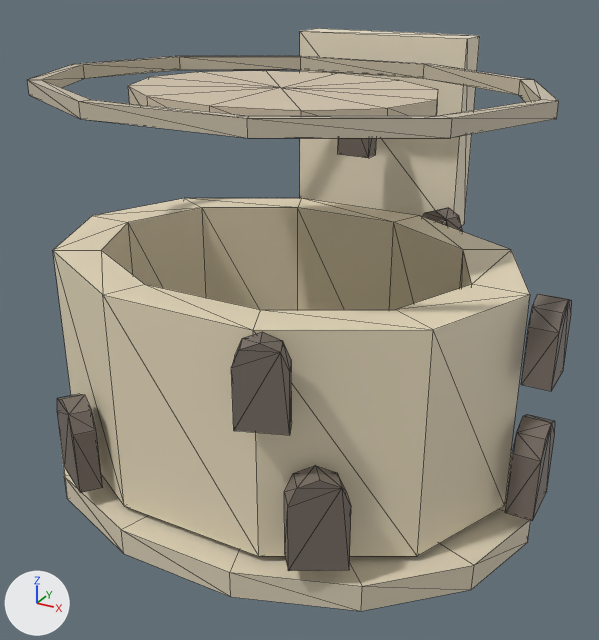
Renders of the glTF model public/studio/v2.15.0/d_colosseum/model.glb from each side of a commit.
Both versions are drawn from a camera (50 mm lens) standing at (4.55, -7.86, 5.97) and looking at (0.15, 0.14, 1.97). Lighting does not change. The marker at lower left points along +X, +Y and +Z. The first picture is the older version. Mesh edges are drawn as thin lines. Where no turn or scale is listed for an object, it has been applied to the vertices.

Objects in the first picture: 'part0', 'part1', 'part10', 'part11', 'part12', 'part13', 'part2', 'part3', 'part4', 'part8', 'part9' and 1 more.
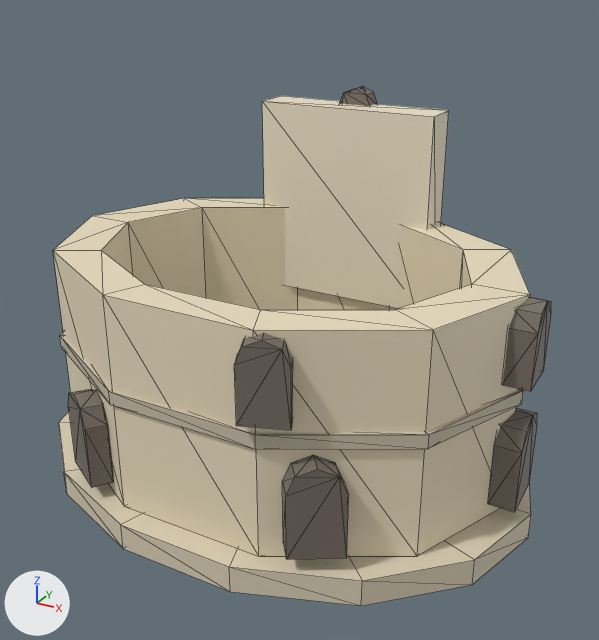
Boxes [x1, y1, x2, y2] around the edits, measured in the pictures (599 x 640 px):
'part13', moved: before [300, 28, 480, 226]; after [262, 96, 449, 308]
'part2', moved: before [27, 56, 559, 138]; after [60, 332, 523, 449]
'part0', moved: before [60, 437, 531, 611]; after [59, 412, 531, 606]
'part3', moved (not visible afterwards): before [128, 71, 438, 116]
'part9', moved: before [284, 466, 351, 571]; after [282, 455, 349, 559]
'part10', moved: before [231, 332, 292, 435]; after [234, 333, 293, 430]
'part4', moved: before [505, 414, 555, 521]; after [488, 408, 537, 512]
'part11', moved: before [521, 294, 572, 391]; after [503, 297, 551, 391]
'part8', moved: before [57, 394, 103, 493]; after [68, 389, 114, 487]
'part12', moved (not visible afterwards): before [423, 208, 463, 232]

What the commit changed:
me_geometry_0 is used by ob_part0; location (0.0, 0.0, 0.0).
me_geometry_0 had 30 vertices, 56 faces and spanned x -3.15..3.15, y -2.33..2.33, z -0.07..0.25.
me_geometry_0 now has 30 vertices, 56 faces and spans x -3.15..3.15, y -2.33..2.33, z 0.0..0.32.
me_geometry_0 part 1: the whole mesh is moved by (0.0, 0.0, 0.07).
me_geometry_2 is used by ob_part2; location (0.0, 0.0, 0.0).
me_geometry_2 had 40 vertices, 80 faces and spanned x -2.9..2.9, y -2.1..2.1, z 4.61..4.77.
me_geometry_2 now has 40 vertices, 80 faces and spans x -2.9..2.9, y -2.1..2.1, z 1.64..1.8.
me_geometry_2 part 2: the whole mesh is moved by (0.0, 0.0, -2.97).
me_geometry_3 is used by ob_part3; location (0.0, 0.0, 0.0).
me_geometry_3 had 26 vertices, 48 faces and spanned x -1.75..1.75, y -1.33..1.33, z 4.45..4.69.
me_geometry_3 now has 26 vertices, 48 faces and spans x -1.75..1.75, y -1.33..1.33, z 0.4..0.64.
me_geometry_3 part 3: the whole mesh is moved by (0.0, 0.0, -4.05).
me_geometry_4 is used by ob_part4; location (0.0, 0.0, 0.0).
me_geometry_4 had 14 vertices, 24 faces and spanned x 2.928..3.228, y -0.3..0.3, z 0.457..1.507.
me_geometry_4 now has 14 vertices, 24 faces and spans x 2.73..3.03, y -0.3..0.3, z 0.5..1.55.
me_geometry_4 part 4: the whole mesh is moved by (-0.198, 0.0, 0.043).
me_geometry_8 is used by ob_part8; location (0.0, 0.0, 0.0).
me_geometry_8 had 14 vertices, 24 faces and spanned x -1.854..-1.184, y -2.248..-1.751, z 0.466..1.516.
me_geometry_8 now has 14 vertices, 24 faces and spans x -1.775..-1.105, y -2.144..-1.647, z 0.5..1.55.
me_geometry_8 part 5: the whole mesh is moved by (0.079, 0.104, 0.034).
me_geometry_9 is used by ob_part9; location (0.0, 0.0, 0.0).
me_geometry_9 had 14 vertices, 24 faces and spanned x 1.184..1.854, y -2.248..-1.751, z 0.466..1.516.
me_geometry_9 now has 14 vertices, 24 faces and spans x 1.105..1.775, y -2.144..-1.647, z 0.5..1.55.
me_geometry_9 part 6: the whole mesh is moved by (-0.079, 0.104, 0.034).
me_geometry_10 is used by ob_part10; location (0.0, 0.0, 0.0).
me_geometry_10 had 14 vertices, 24 faces and spanned x 0.772..1.364, y -2.426..-2.034, z 2.014..2.914.
me_geometry_10 now has 14 vertices, 24 faces and spans x 0.689..1.281, y -2.253..-1.861, z 1.95..2.85.
me_geometry_10 part 7: the whole mesh is moved by (-0.083, 0.173, -0.064).
me_geometry_11 is used by ob_part11; location (0.0, 0.0, 0.0).
me_geometry_11 had 14 vertices, 24 faces and spanned x 2.926..3.226, y -0.26..0.26, z 2.002..2.902.
me_geometry_11 now has 14 vertices, 24 faces and spans x 2.73..3.03, y -0.26..0.26, z 1.95..2.85.
me_geometry_11 part 8: the whole mesh is moved by (-0.196, 0.0, -0.052).
me_geometry_12 is used by ob_part12; location (0.0, 0.0, 0.0).
me_geometry_12 had 14 vertices, 24 faces and spanned x 0.8..1.391, y 2.092..2.484, z 2.035..2.935.
me_geometry_12 now has 14 vertices, 24 faces and spans x 0.689..1.281, y 1.861..2.253, z 1.95..2.85.
me_geometry_12 part 9: the whole mesh is moved by (-0.111, -0.231, -0.085).
me_geometry_13 is used by ob_part13; location (0.0, 0.0, 0.0).
me_geometry_13 had 8 vertices, 12 faces and spanned x -1.17..1.17, y 2.55..3.05, z 2.54..5.04.
me_geometry_13 now has 8 vertices, 12 faces and spans x -1.17..1.17, y 1.54..2.04, z 1.75..4.25.
me_geometry_13 part 10: the whole mesh is moved by (0.0, -1.01, -0.79).
